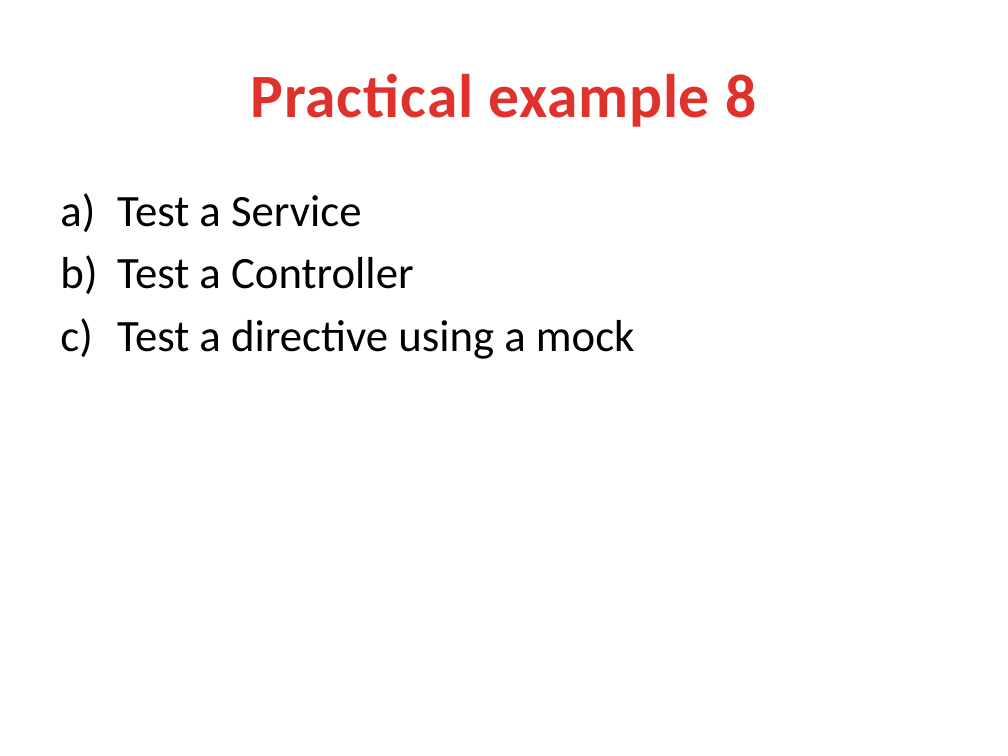
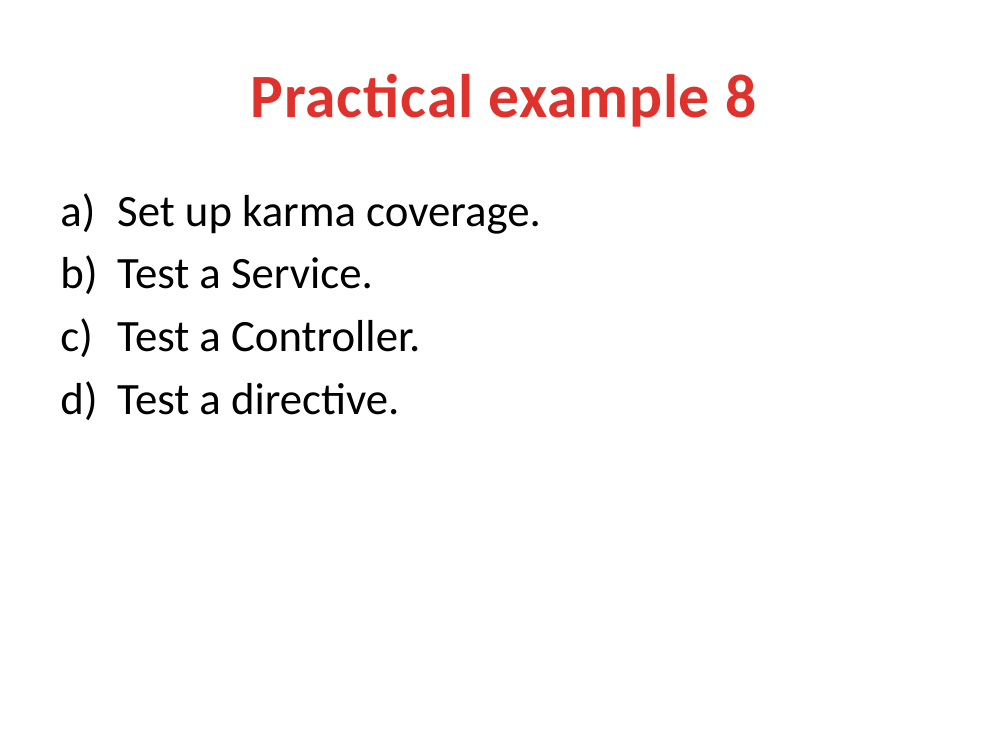
Before and after one commit to lhkingkong/angularjs-taller, a slide deck: slide 49 of material/AngularJS Taller.pptx (slide 47 before the commit). Drawn at 1008x756 pixels with LibreOffice and Linux fonts; fonts in the diff are those of the drawing. Boxes give left, top, right and bottom in pixels: in the first picture for what was removed or moved away, otherwise in the second. Text is boxed around its words. In the diff, an @@ line names an element or a change of style, - is before the commit and + after.

```diff
--- a/material/AngularJS Taller.pptx
+++ b/material/AngularJS Taller.pptx
@@ text at (117,195,541,415): text changed @@
-a) Test a Service
-b) Test a Controller
-c) Test a directive using a mock
+a) Set up karma coverage.
+b) Test a Service.
+c) Test a Controller.
+d) Test a directive.
```
Also in this commit, not shown: 2 slides added, 11 other files.
